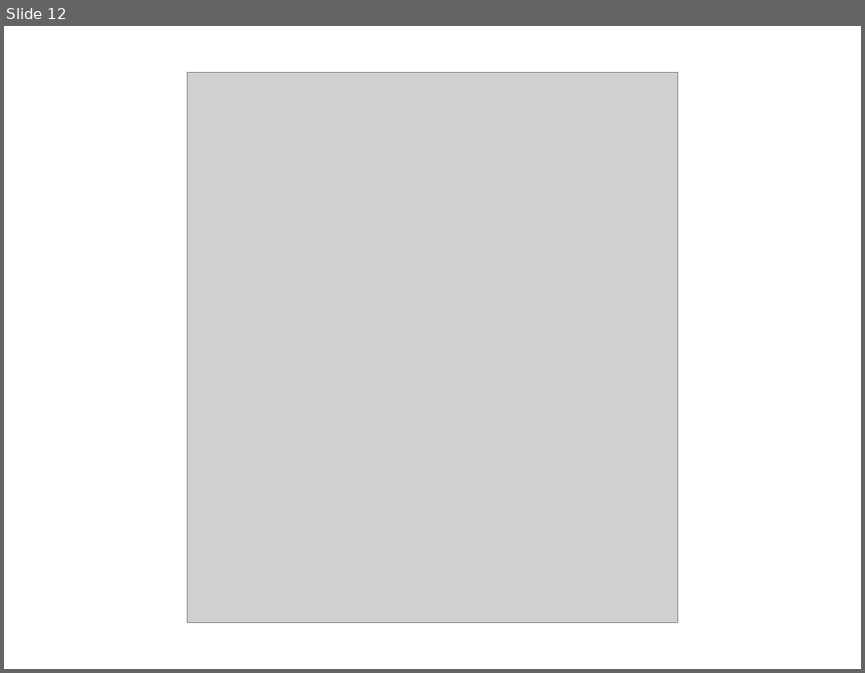
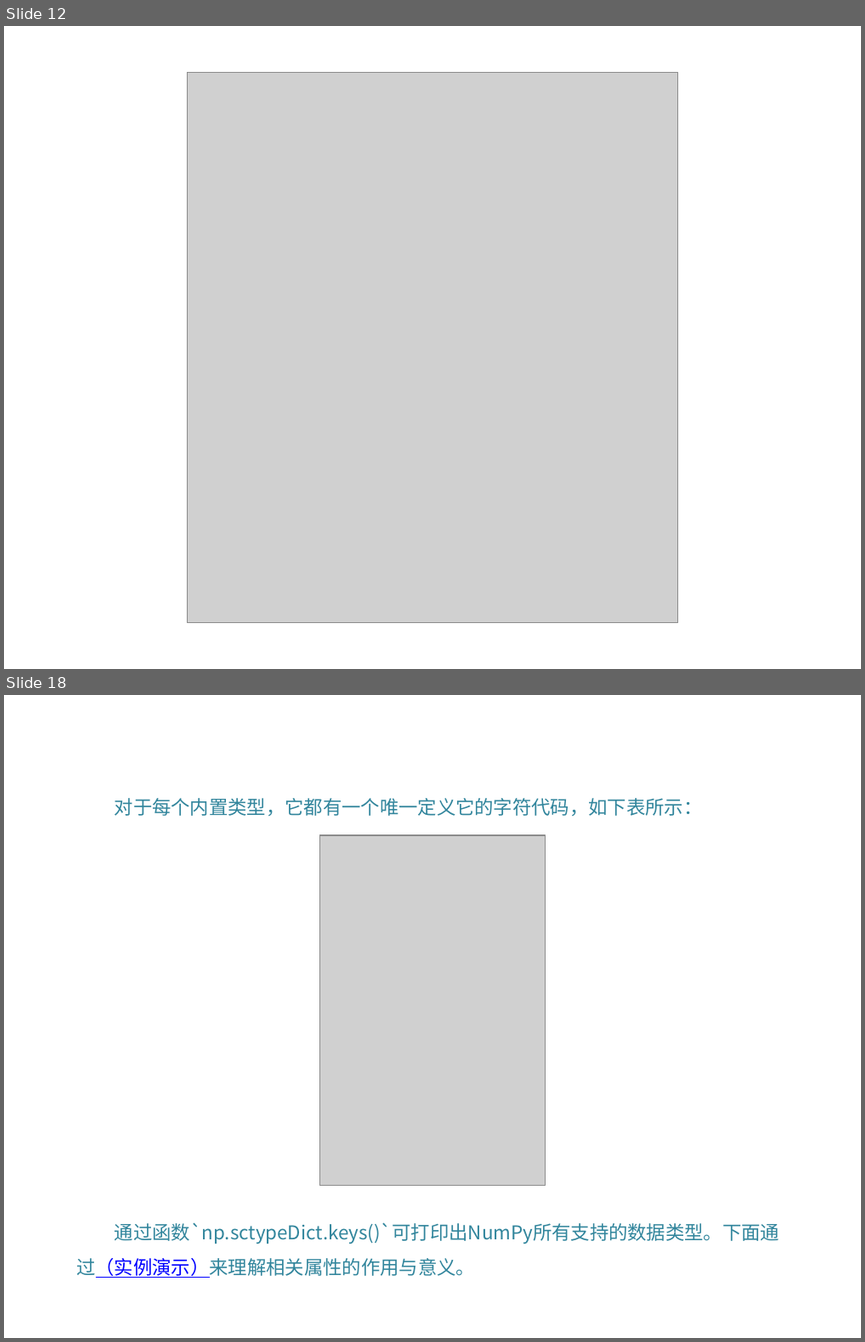
Before and after one commit to DataScienceCoding/Python-Data-Analysis, a slide deck: Python-Data-Analysis.pptx. Shown one above the other, each under a label of ours: slide 12 before the commit, slides 12 and 18 after it; the slides between them are not shown. The pictures are 865x673 and 865x1342 pixels, drawn with LibreOffice and Linux fonts; fonts in the diff are those of the drawing; grey boxes stand for pictures; background and template pictures are left out. Boxes give left, top, right and bottom in pixels: in the first picture for what was removed or moved away, otherwise in the second. Text is boxed around its words. In the diff, an @@ line names an element or a change of style, - is before the commit and + after.

```diff
--- a/Python-Data-Analysis.pptx
+++ b/Python-Data-Analysis.pptx
@@ slide 18 added at (4,695,861,1338), background picture (left out) @@
@@ text added at (114,798,703,816), 16 pt, text #31859C @@
+对于每个内置类型，它都有一个唯一定义它的字符代码，如下表所示：
@@ picture added at (320,835,545,1185) @@
@@ text added at (76,1222,780,1277), 16 pt, text #31859C @@
+通过函数`np.sctypeDict.keys()`可打印出NumPy所有支持的数据类型。下面通过（实例演示）来理解相关属性的作用与意义。
```
Also in this commit, not shown: 27 other slides added, 5 other files.
